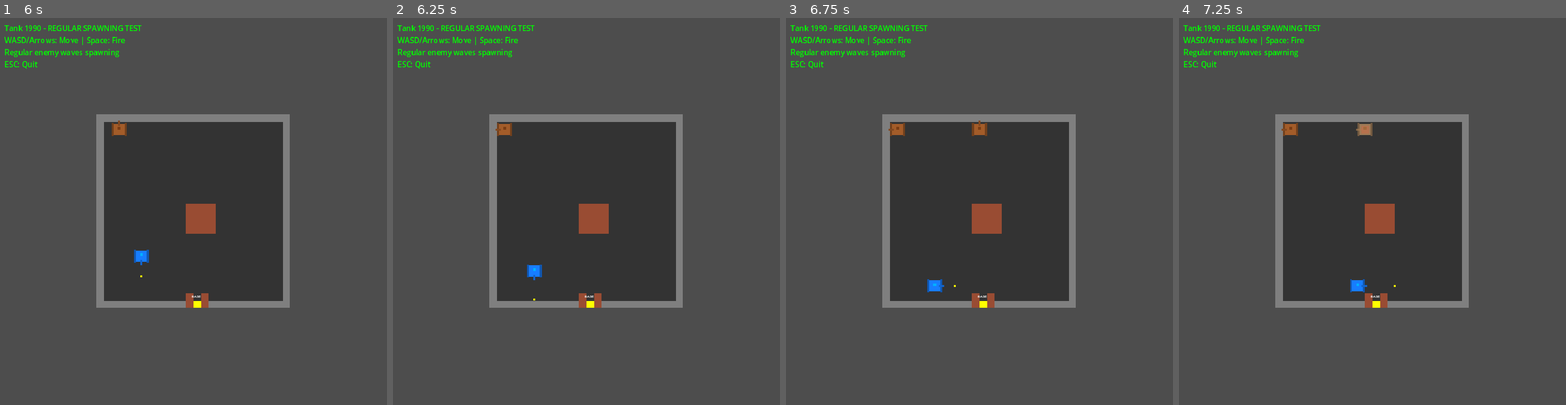
Above: before the commit, frames 1-4 (left to right).
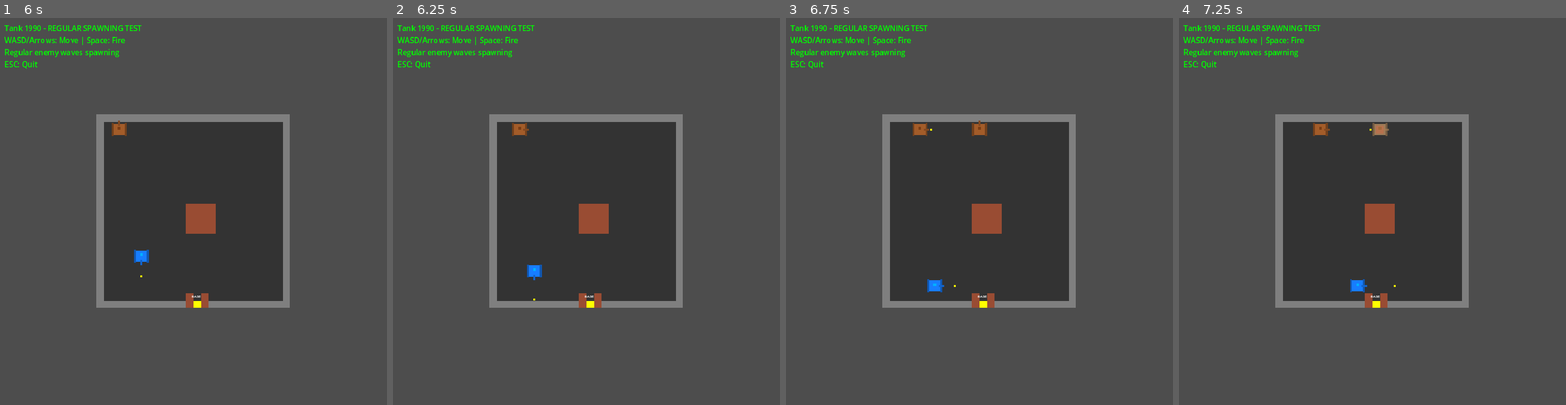
Above: after the commit, the same moments.

Repository: matibat/TANKS1990
Game: Godot game, scene res://scenes/main.tscn
Same seed, same stepped clock (60 frames per second), same inputs: the game is played once before the commit and once after it.
Inputs (mouse positions are in pixels of both pictures, inside the frame that each line leads up to):
- Up to frame 1 (6 s): click "START GAME" at 0.5 s; tap Enter at 1.25 s; move the mouse to (278, 192) at 1.27 s; hold D (move_right) 1.28-2.03 s; tap Space (fire) at 1.35, 2.1, 2.85, 3.6, 4.35, 5, 5.1, 5.85 s; click (278, 192) at 1.42 s; move the mouse to (116, 230) at 2.02 s; hold S (move_down) 2.03-2.78 s; move the mouse to (232, 126) at 2.77 s; hold D (move_right) 2.78-3.53 s; move the mouse to (174, 288) at 3.52 s; hold W (move_up) 3.53-4.28 s; click (174, 288) at 3.67 s; move the mouse to (309, 269) at 4.27 s; hold A (move_left) 4.28-5.78 s; move the mouse to (77, 153) at 5.02 s; move the mouse to (212, 211) at 5.77 s; hold S (move_down) from 5.78 s (still down); click (212, 211) at 5.92 s
- Up to frame 2 (6.25 s): keep holding S (move_down)
- Up to frame 3 (6.75 s): move the mouse to (921, 114) at 6.52 s; release S (move_down) at 6.53 s; hold D (move_right) from 6.53 s (still down); tap Space (fire) at 6.6 s
- Up to frame 4 (7.25 s): keep holding D (move_right)

Frame 1 is identical in both runs. In frame 2, 0.2% of the frame differs, in the area x 26-36%, y 27-31%; in frame 3, 0.2%; in frame 4, 0.5%, in the area x 26-55%, y 27-31%.

Commit message:
feat: add server adapter system for multiplayer support
- Add ServerAdapter interface for game state coordination
- Add LocalServerAdapter implementation for single-player mode
- Integrate server adapter into GameStateManager
- Support session seed passing for deterministic gameplay
- Enable future network/multiplayer integration

Diff:
--- a/src/managers/game_state_manager.gd
+++ b/src/managers/game_state_manager.gd
@@ -2,6 +2,11 @@
 extends Node
 ## Manages global game state transitions and flow
 ## Handles: MainMenu, Playing, Paused, GameOver, StageComplete states
+
+const ServerAdapterClass = preload("res://src/systems/server_adapter.gd")
+
+@export var session_seed: int = 1337
+var server_adapter: ServerAdapterClass = ServerAdapterClass.new()
 
 enum State {
 	MAIN_MENU,
@@ -36,16 +41,18 @@
 func _ready() -> void:
 	# Initialize in main menu state
 	current_state = State.MAIN_MENU
+	_sync_seed(session_seed)
 
 ## ============================================================================
 ## State Transitions
 ## ============================================================================
 
-func start_game() -> void:
+func start_game(seed: int = session_seed) -> void:
 	"""Start new game from main menu"""
 	if current_state != State.MAIN_MENU:
 		return
 
+	_sync_seed(seed)
 	_transition_to(State.PLAYING)
 	game_started.emit()
 
@@ -53,6 +60,7 @@
 	current_stage = 1
 	total_score = 0
 	player_lives = 3
+	server_adapter.on_session_start(session_seed, current_stage)
 
 func toggle_pause() -> void:
 	"""Toggle between playing and paused states"""
@@ -140,6 +148,7 @@
 	previous_state = current_state
 	current_state = new_state
 	state_changed.emit(previous_state, current_state)
+	server_adapter.on_state_changed(previous_state, current_state)
 
 ## ============================================================================
 ## Stage Completion Checking
@@ -160,3 +169,12 @@
 		trigger_game_over("Base destroyed")
 	elif player_dead and player_lives <= 0:
 		trigger_game_over("No lives remaining")
+
+func set_server_adapter(adapter: ServerAdapterClass) -> void:
+	"""Swap the gameplay orchestrator (local vs remote)."""
+	if adapter:
+		server_adapter = adapter
+
+func _sync_seed(seed: int) -> void:
+	session_seed = seed
+	EventBus.set_game_seed(seed)
--- /dev/null
+++ b/src/systems/local_server_adapter.gd
@@ -0,0 +1,15 @@
+class_name LocalServerAdapter
+extends ServerAdapter
+## Local adapter keeps current single-player behavior but honors deterministic seeds
+
+func on_session_start(seed: int, _stage: int) -> void:
+	RandomProvider.set_seed(seed)
+
+func on_state_changed(_previous_state: int, _new_state: int) -> void:
+	pass
+
+func publish_input(event: GameEvent) -> void:
+	EventBus.emit_game_event(event)
+
+func is_authoritative() -> bool:
+	return true
--- /dev/null
+++ b/src/systems/server_adapter.gd
@@ -0,0 +1,19 @@
+class_name ServerAdapter
+extends RefCounted
+## Boundary for routing gameplay to a local or remote authoritative server
+## Default implementation is for local single-player with deterministic seeds
+
+func on_session_start(seed: int, _stage: int) -> void:
+	RandomProvider.set_seed(seed)
+
+func on_state_changed(_previous_state: int, _new_state: int) -> void:
+	pass
+
+func publish_input(event: GameEvent) -> void:
+	EventBus.emit_game_event(event)
+
+func apply_snapshot(_snapshot: Dictionary) -> void:
+	pass
+
+func is_authoritative() -> bool:
+	return true
Not shown, added: src/systems/local_server_adapter.gd.uid
Not shown, added: src/systems/server_adapter.gd.uid
